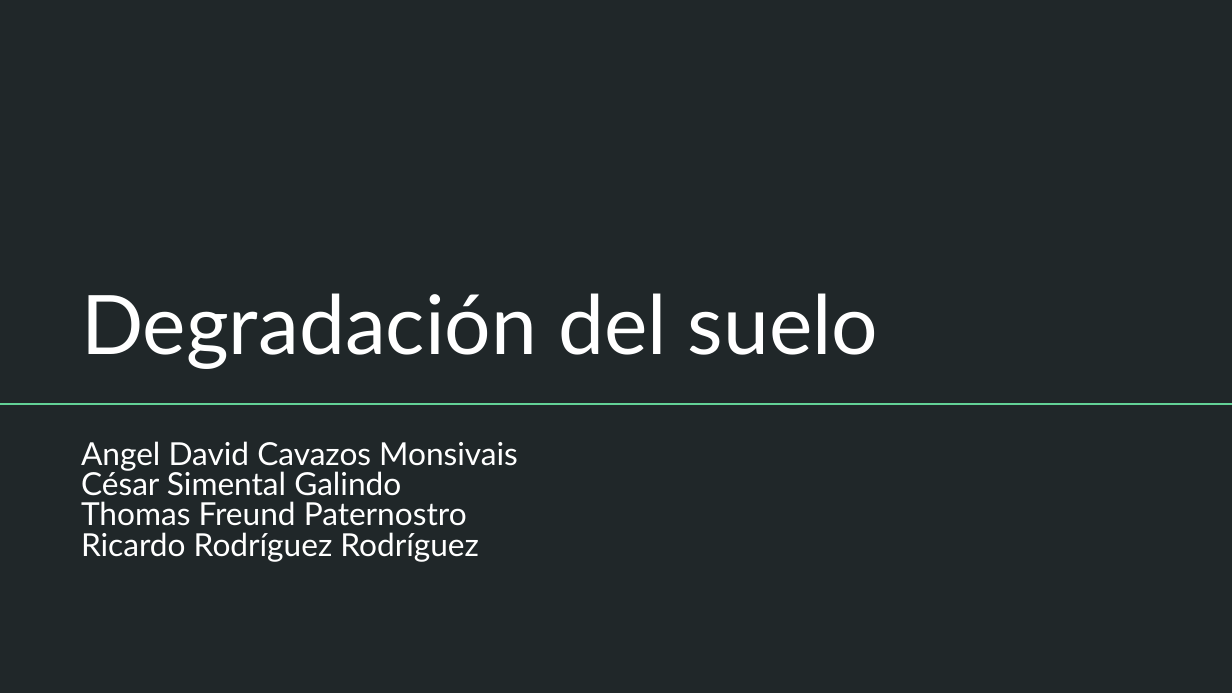
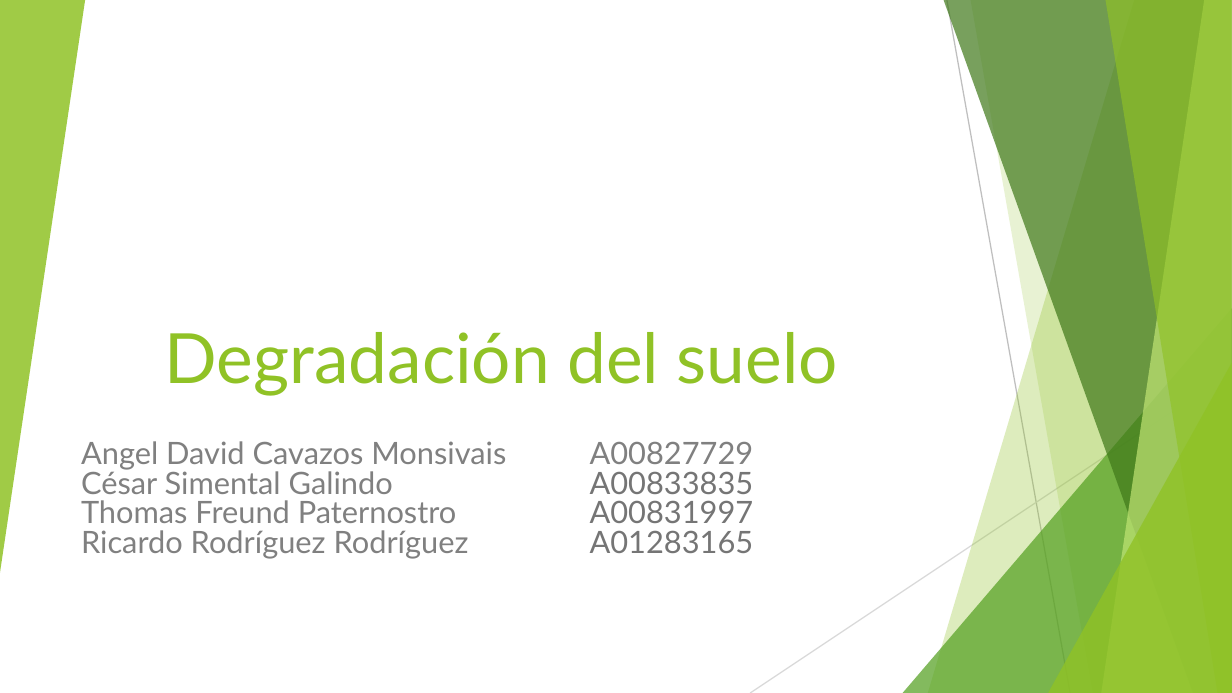
Before and after one commit to themanfred/trabajoFinalG7, a slide deck: slide 1 of Problema medioambiental.pptx. Drawn at 1232x693 pixels with LibreOffice and Linux fonts; fonts in the diff are those of the drawing. Boxes give left, top, right and bottom in pixels: in the first picture for what was removed or moved away, otherwise in the second. Text is boxed around its words. In the diff, an @@ line names an element or a change of style, - is before the commit and + after.

```diff
--- a/Problema medioambiental.pptx
+++ b/Problema medioambiental.pptx
@@ background #202729 to #FFFFFF @@
@@ group added at (x1=0, y1=0, x2=1232, y2=693): 5 freeform shapes, 3 triangles, 2 lines @@
@@ title "Degradación del suelo" moved from (x1=81, y1=293, x2=879, y2=369) to (x1=165, y1=332, x2=838, y2=396) @@
@@ title "Degradación del suelo" at (x1=165, y1=332, x2=838, y2=396): size 48 to 40.5 pt, text colour #FFFFFF to #90C226 @@
@@ line removed from (0, 404) to (1232, 404) @@
@@ subtitle at (x1=81, y1=441, x2=754, y2=559): text changed; size 18.5 to 18 pt; text colour #FFFFFF to #808080 @@
-Angel David Cavazos Monsivais
-César Simental Galindo
-Thomas Freund Paternostro
-Ricardo Rodríguez Rodríguez
+Angel David Cavazos Monsivais A00827729
+César Simental Galindo A00833835
+Thomas Freund Paternostro A00831997
+Ricardo Rodríguez Rodríguez A01283165
```
Also in this commit, not shown: 4 other slides changed, 2 slides added.
